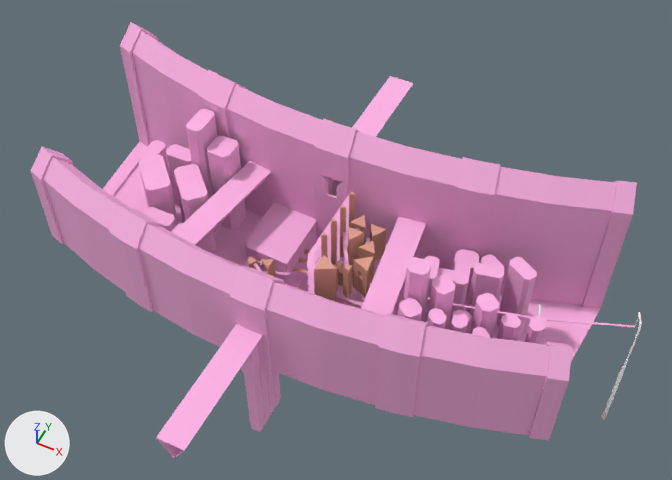
Two versions of the Blender file assets/lvl/Tier 1A.blend, one commit apart.
Camera for both pictures: a 50 mm camera at (226.0, -385.0, 544.0) aimed at (15.0, 36.0, 17.0). Every picture has the same lights, and +X, +Y and +Z are marked at lower left.
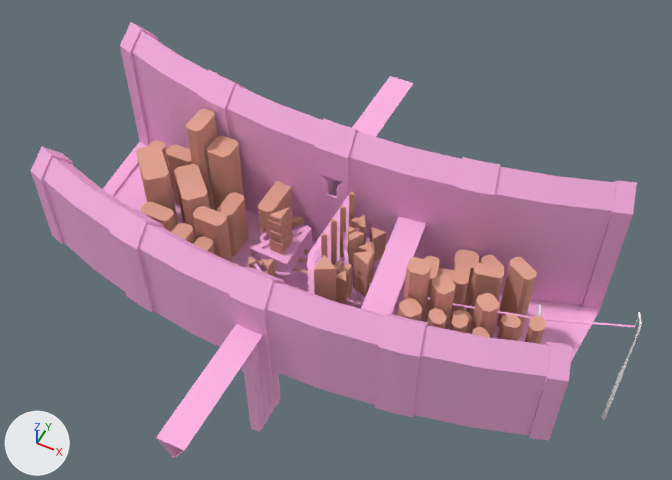
Where the newer file only moved an object's origin or applied its transform, the numbers keep the older frame.

Pixel boxes [x1, y1, x2, y2] of what changed, in the pictures (672 x 480 px; the box of a moved part takes in the faces that stretch with it):
'Cube.009', reshaped (6% taller)
    before: [138, 109, 246, 253]
    after: [136, 109, 249, 262]
'Cube.008', recoloured
    both: [398, 257, 546, 344]
'Cube.007', recoloured
    both: [424, 249, 537, 339]
'Cube.006', added
    after: [250, 181, 312, 285]
    faces in mat_accessible (beige #e2a492): [258, 181, 310, 274]
    faces in mat_inaccessible_001 (pink #ffb6e7): [250, 212, 312, 285]
part 1 of me_cube_001, added
    after: [336, 271, 346, 304]
part 2 of me_cube_001, built on
    before: [335, 224, 386, 299]
    after: [335, 215, 386, 299]
part 3 of me_cube, deleted (pink)
    before: [173, 161, 271, 246]
part 4 of me_cube, cut back
    before: [226, 108, 325, 285]
    after: [226, 108, 325, 267]
part 5 of me_cube_037, added
    after: [217, 192, 249, 256]
part 6 of me_cube_037, added
    after: [193, 206, 232, 262]
part 7 of me_cube_037, added
    after: [193, 236, 215, 255]
part 8 of me_cube_037, moved or reshaped
    before: [138, 155, 178, 232]
    after: [136, 144, 178, 232]
part 9 of me_cube_037, recoloured
    both: [148, 109, 241, 233]

Edits to the bpy script that builds the scene:
```text
Change me_cube_001:
    remove me_cube_001.from_pydata(...)  # 603 vertices, 417 faces; spans x -44.1..21.1, y -50.8..53.7, z -28.8..57.6
    add me_cube_001.from_pydata(...)  # 650 vertices, 450 faces; spans x -44.1..21.1, y -50.8..53.7, z -28.8..57.6
    me_cube_001 part 1: the loose piece of 6 vertices spanning x -27.5..-14.5, y -1.2..10.0, z 2.9..18.0 is copied, and the copy is scaled about its middle by (0.75, 0.75, 4.5), then moved by (13.7, -22.3, -5.4); it spans x -12.2..-2.5, y -22.2..-13.7, z -28.8..39.0
    me_cube_001 part 2: 14 vertices moved from x -23.6..6.7, y -11.7..40.1, z 29.0..42.0 to x -23.6..6.7, y -11.7..40.1, z 28.0..45.6; 3 vertices removed from x -22.9..3.2, y 13.3..24.5, z 35.0..42.0; 34 vertices added at x -24.6..3.2, y -23.5..34.6, z 20.5..43.0
Change me_cube:
    remove me_cube.from_pydata(...)  # 227 vertices, 209 faces; spans x -94.0..94.0, y -75.0..93.0, z -63.0..78.0
    add me_cube.from_pydata(...)  # 207 vertices, 200 faces; spans x -94.0..94.0, y -75.0..93.0, z -63.0..78.0
    me_cube part 3: the loose piece of 6 vertices spanning x -89.0..-54.0, y -36.0..66.0, z -2.0..16.0 is deleted
    me_cube part 4
    14 vertices are removed from x -54.0..-13.0, y 10.0..63.0, z -45.0..-18.0
    14 faces are deleted
    8 new faces join them
Change me_cube_040:
    where me_cube_040.from_pydata(...)  # 104 vertices, 58 faces; spans x -40.0..40.0, y -23.4..23.4, z -35.9..35.9
    remove me_cube_040.materials.append(mat_inaccessible)  # pink #ffb6e7
    add me_cube_040.materials.append(mat_accessible)  # beige #e2a492
Change me_cube_041:
    where me_cube_041.from_pydata(...)  # 176 vertices, 99 faces; spans x -20.1..20.1, y -48.2..48.2, z -52.5..52.5
    remove me_cube_041.materials.append(mat_inaccessible_002)  # pink #ffb6e7
    add me_cube_041.materials.append(mat_accessible)  # beige #e2a492
Change me_cube_037:
    remove me_cube_037.from_pydata(...)  # 128 vertices, 72 faces; spans x -30.9..56.9, y -66.0..30.8, z -59.1..46.7
    add me_cube_037.from_pydata(...)  # 176 vertices, 99 faces; spans x -30.9..75.1, y -66.0..30.8, z -59.1..46.7
    me_cube_037 part 5: the loose piece of 16 vertices spanning x 39.4..52.8, y -66.0..-40.3, z -59.1..-5.1 is copied, and the copy is scaled about its middle by (1, 1, 0.889), then moved by (18.3, 45.6, 3.2), in mat_accessible (beige #e2a492); it spans x 57.7..71.1, y -20.4..5.2, z -52.9..-4.9
    me_cube_037 part 6: the loose piece of 16 vertices spanning x -7.6..18.1, y 9.6..23.0, z -52.9..4.7 is copied, and the copy is moved by (57.0, -49.2, 0.0), in mat_accessible (beige #e2a492); it spans x 49.4..75.1, y -39.6..-26.2, z -52.9..4.7
    me_cube_037 part 7: the loose piece of 16 vertices spanning x 39.4..52.8, y -66.0..-40.3, z -59.1..-5.1 is copied, and the copy is scaled about its middle by (1, 1, 0.87), then moved by (17.0, 0.0, -3.5), in mat_accessible (beige #e2a492); it spans x 56.4..69.8, y -66.0..-40.3, z -59.1..-12.1
    me_cube_037 part 8: 16 vertices moved from x -14.4..34.5, y -50.6..0.1, z -4.9..11.9 to x -14.4..34.5, y -50.6..0.1, z 1.1..22.9
    me_cube_037 part 9: 72 faces spanning x -30.9..56.9, y -66.0..30.8, z -59.1..46.7 switch from mat_inaccessible_001 (pink #ffb6e7) to mat_accessible (beige #e2a492)
Add ob_cube_006:
    ob_cube_006 = bpy.data.objects.new('Cube.006', me_cube_005_1)  # 226 vertices, 212 faces; spans x -32.7..30.7, y -24.8..29.1, z -13.8..50.2; in mat_inaccessible_001 (pink #ffb6e7), mat_accessible (beige #e2a492)
    ob_cube_006.location = (-17.3, 34.4, -11.3)
```
